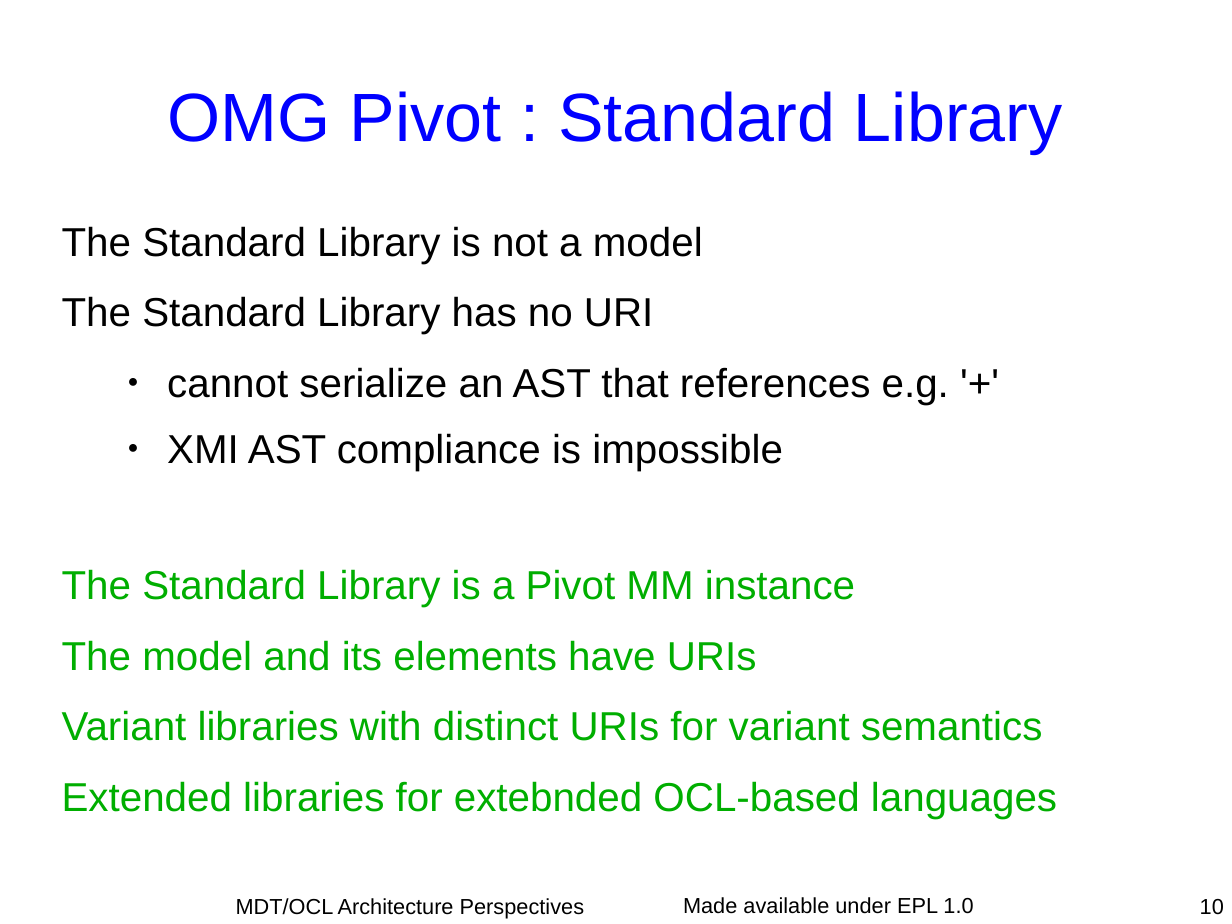
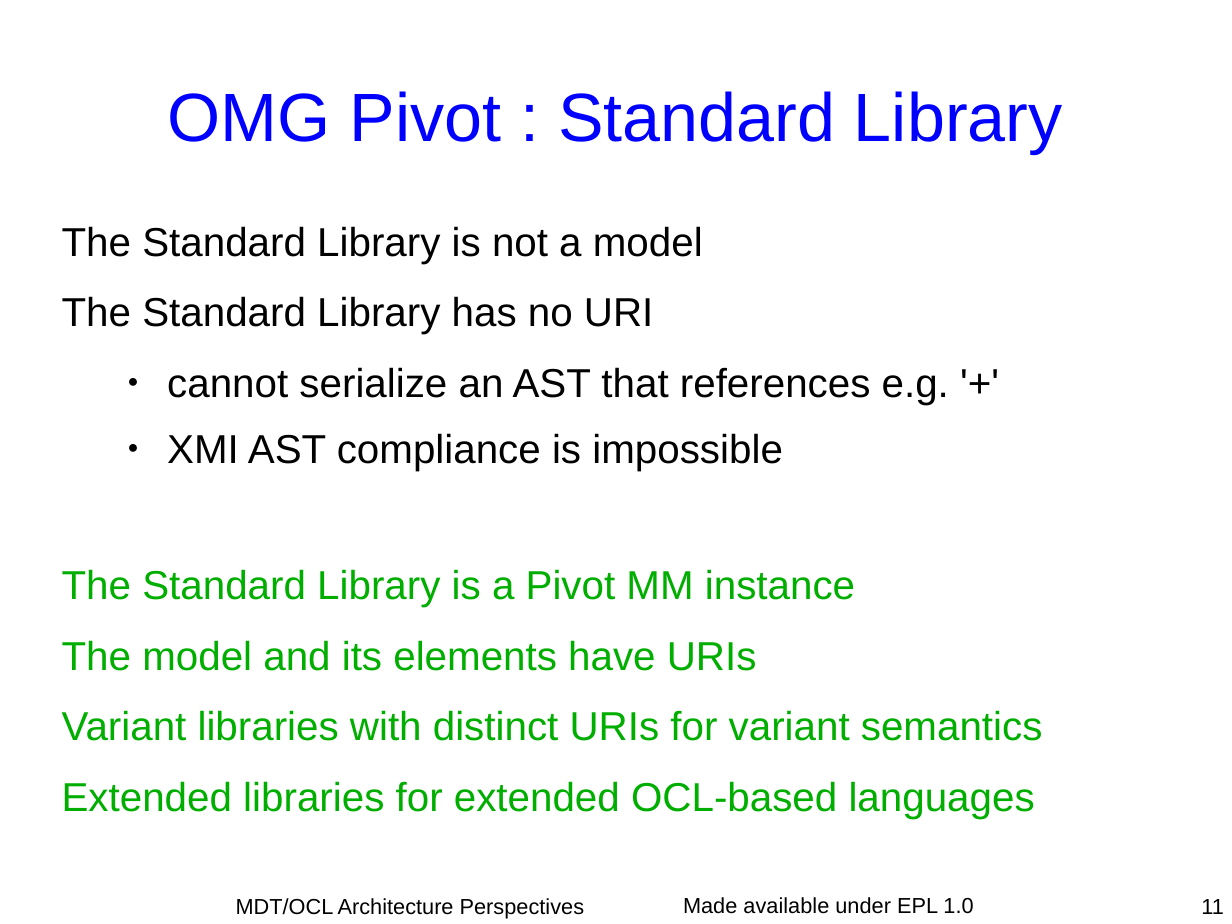
Before and after one commit to eclipse-ocl/ocl-website, a slide deck: slide 11 of ocl/docs/publications/Dresden2010Visit/DresdenVisit.odp (slide 10 before the commit). Drawn at 1232x924 pixels with LibreOffice and Linux fonts; fonts in the diff are those of the drawing. Boxes give left, top, right and bottom in pixels: in the first picture for what was removed or moved away, otherwise in the second. Text is boxed around its words. In the diff, an @@ line names an element or a change of style, - is before the commit and + after.

```diff
--- a/ocl/docs/publications/Dresden2010Visit/DresdenVisit.odp
+++ b/ocl/docs/publications/Dresden2010Visit/DresdenVisit.odp
@@ text at bbox=[62, 781, 1035, 818]: text changed @@
-Extended libraries for extebnded OCL-based languages
+Extended libraries for extended OCL-based languages
@@ page number at bbox=[1201, 899, 1224, 914]: text changed @@
-10
+11
```
Also in this commit, not shown: 20 other slides changed, 11 slides added.
